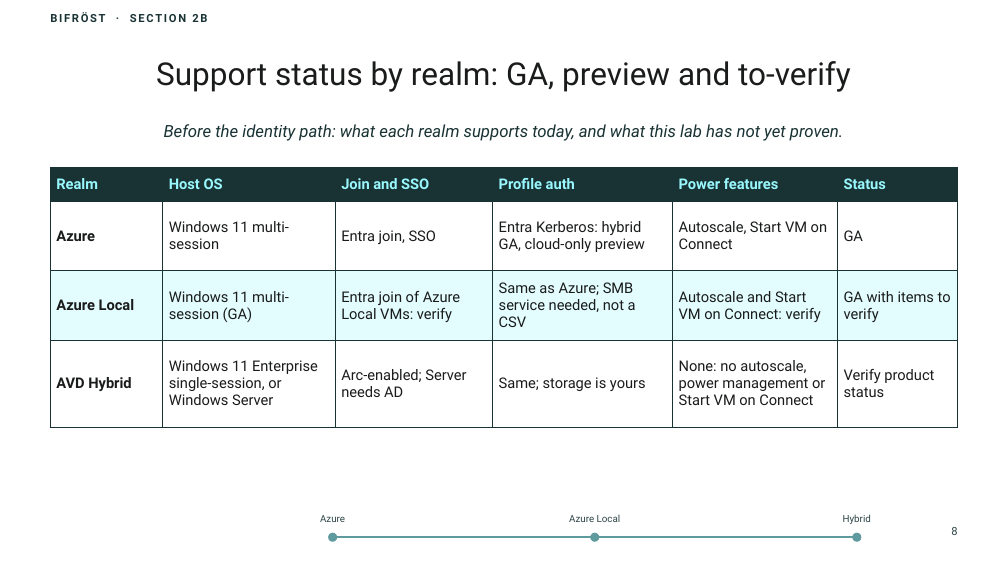
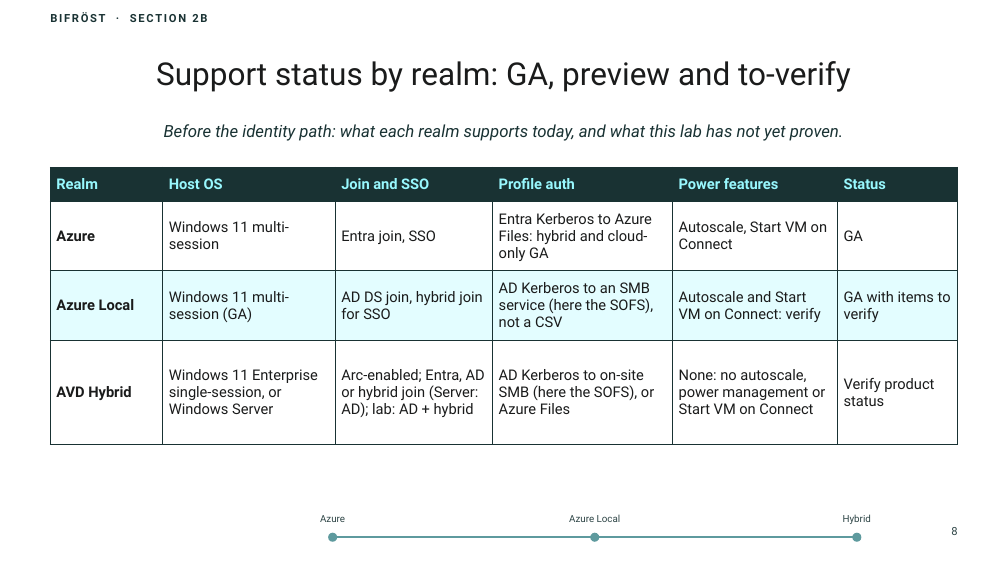
Before and after one commit to thisismydemo/nic2026_avd, a slide deck: slide 8 of presentation/AVD_Anywhere_NIC2026.pptx. Drawn at 1008x567 pixels with LibreOffice and Linux fonts; fonts in the diff are those of the drawing; background and template pictures are left out. Boxes give left, top, right and bottom in pixels: in the first picture for what was removed or moved away, otherwise in the second. Text is boxed around its words. In the diff, an @@ line names an element or a change of style, - is before the commit and + after.

```diff
--- a/presentation/AVD_Anywhere_NIC2026.pptx
+++ b/presentation/AVD_Anywhere_NIC2026.pptx
@@ table at [50,167,959,445] @@
-row 2, column 4: Entra Kerberos: hybrid GA, cloud-only preview
+row 2, column 4: Entra Kerberos to Azure Files: hybrid and cloud-only GA
-row 3, column 3: Entra join of Azure Local VMs: verify
+row 3, column 3: AD DS join, hybrid join for SSO
-row 3, column 4: Same as Azure; SMB service needed, not a CSV
+row 3, column 4: AD Kerberos to an SMB service (here the SOFS), not a CSV
-row 4, column 3: Arc-enabled; Server needs AD
+row 4, column 3: Arc-enabled; Entra, AD or hybrid join (Server: AD); lab: AD + hybrid
-row 4, column 4: Same; storage is yours
+row 4, column 4: AD Kerberos to on-site SMB (here the SOFS), or Azure Files
```
Also in this commit, not shown: 18 other slides changed, 1 slide added, 16 other files.
